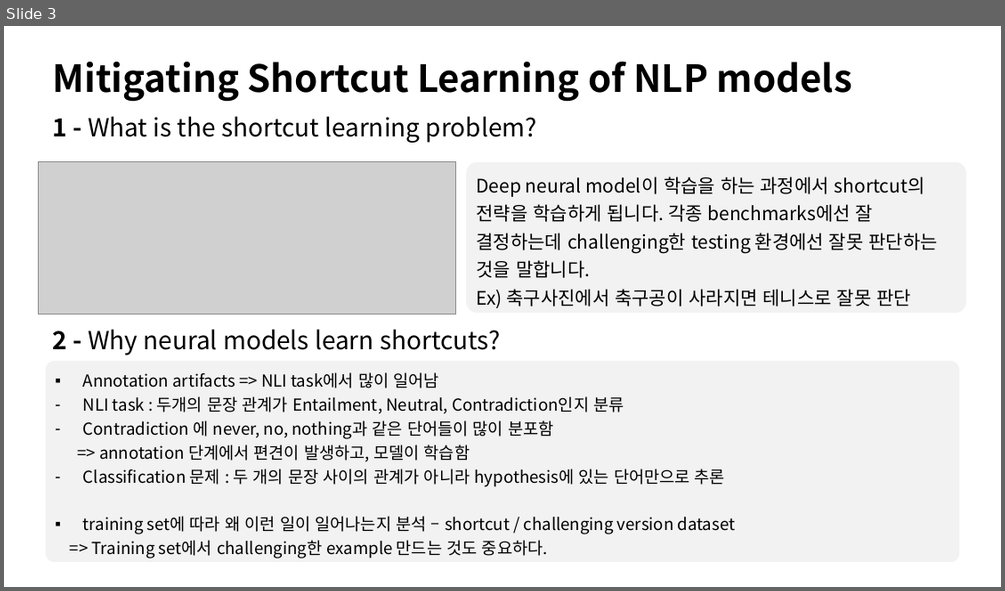
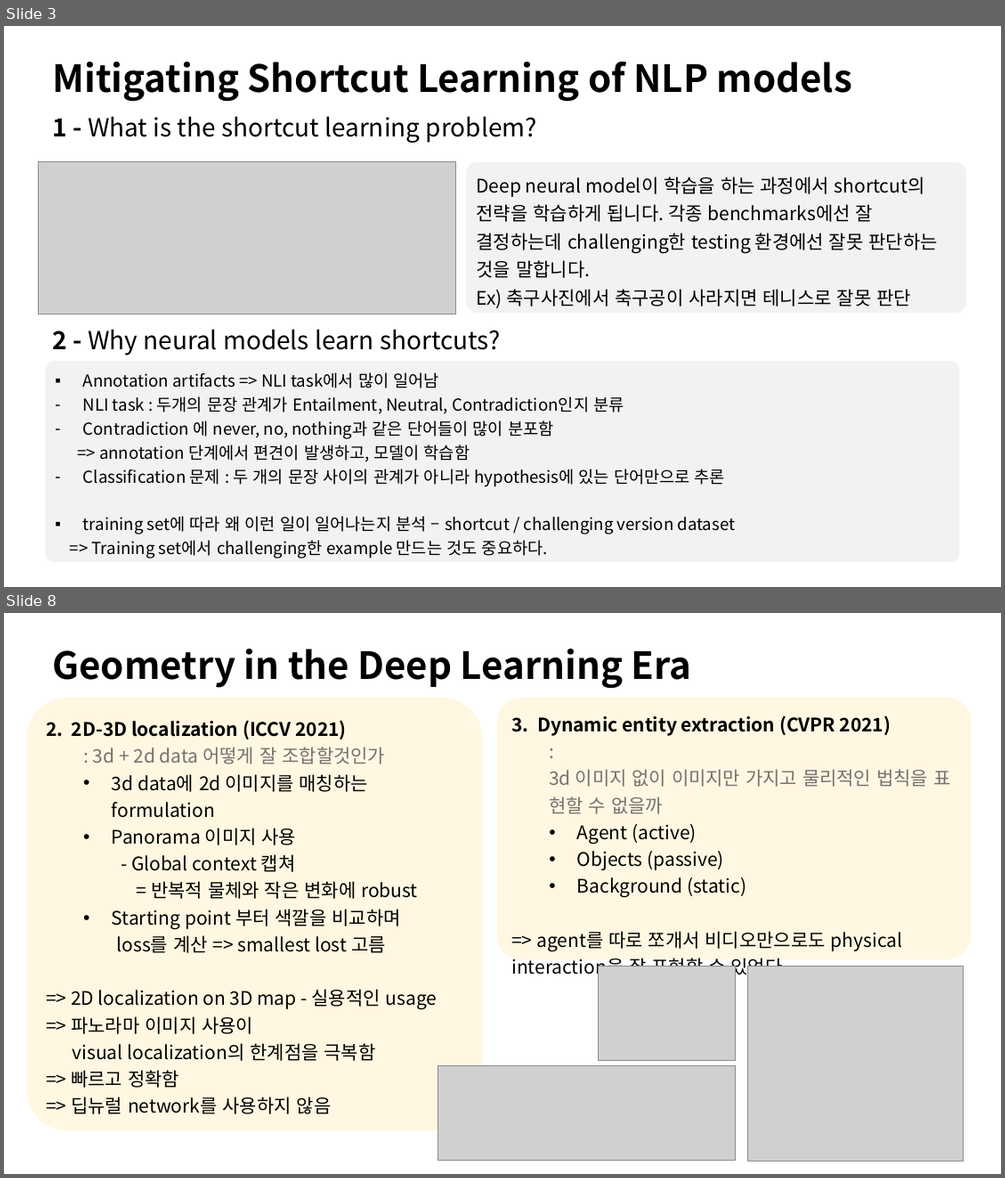
Before and after one commit to sohee98/DeepLearning_study, a slide deck: 미팅 자료/1주차(220316)-세미나영상요약.pptx. Shown one above the other, each under a label of ours: slide 3 before the commit, slides 3 and 8 after it; the slides between them are not shown. The pictures are 1005x591 and 1005x1178 pixels, drawn with LibreOffice and Linux fonts; fonts in the diff are those of the drawing; grey boxes stand for pictures. Boxes give left, top, right and bottom in pixels: in the first picture for what was removed or moved away, otherwise in the second. Text is boxed around its words. In the diff, an @@ line names an element or a change of style, - is before the commit and + after.

```diff
--- a/미팅 자료/1주차(220316)-세미나영상요약.pptx
+++ b/미팅 자료/1주차(220316)-세미나영상요약.pptx
@@ slide 8 added at (4,613,1001,1174), background #FFFFFF @@
@@ title added at (52,649,692,688), 36 pt, text #000000, bold @@
+Geometry in the Deep Learning Era
@@ rounded rectangle added at (27,698,483,1130), fill #FFF7E1, 18 pt, text #000000 @@
+2. 2D-3D localization (ICCV 2021)
+  : 3d + 2d data 어떻게 잘 조합할것인가
+  • 3d data에 2d 이미지를 매칭하는 formulation
+  • Panorama 이미지 사용
+    - Global context 캡쳐
+    = 반복적 물체와 작은 변화에 robust
+  • Starting point 부터 색깔을 비교하며
+    loss를 계산 => smallest lost 고름
+=> 2D localization on 3D map - 실용적인 usage
+=> 파노라마 이미지 사용이
+visual localization의 한계점을 극복함
+=> 빠르고 정확함
+=> 딥뉴럴 network를 사용하지 않음
@@ rounded rectangle added at (498,698,971,959), fill #FFF7E1, 18 pt, text #000000 @@
+3. Dynamic entity extraction (CVPR 2021)
+: 3d 이미지 없이 이미지만 가지고 물리적인 법칙을 표현할 수 없을까
+• Agent (active)
+• Objects (passive)
+• Background (static)
+=> agent를 따로 쪼개서 비디오만으로도 physical interaction을 잘 표현할 수 있었다.
@@ picture added at (598,966,736,1060) @@
@@ picture added at (747,966,963,1160) @@
@@ picture added at (437,1065,735,1160) @@
```
Also in this commit, not shown: 2 slides changed, 3 other slides added, 2 other files.
